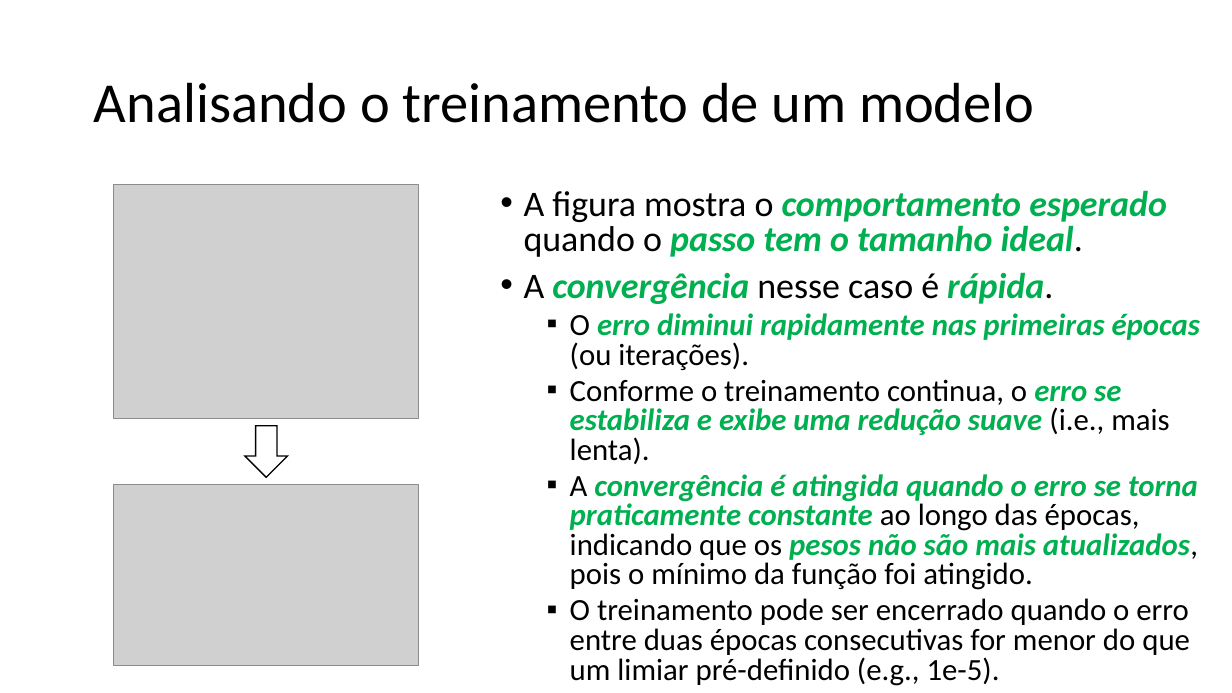
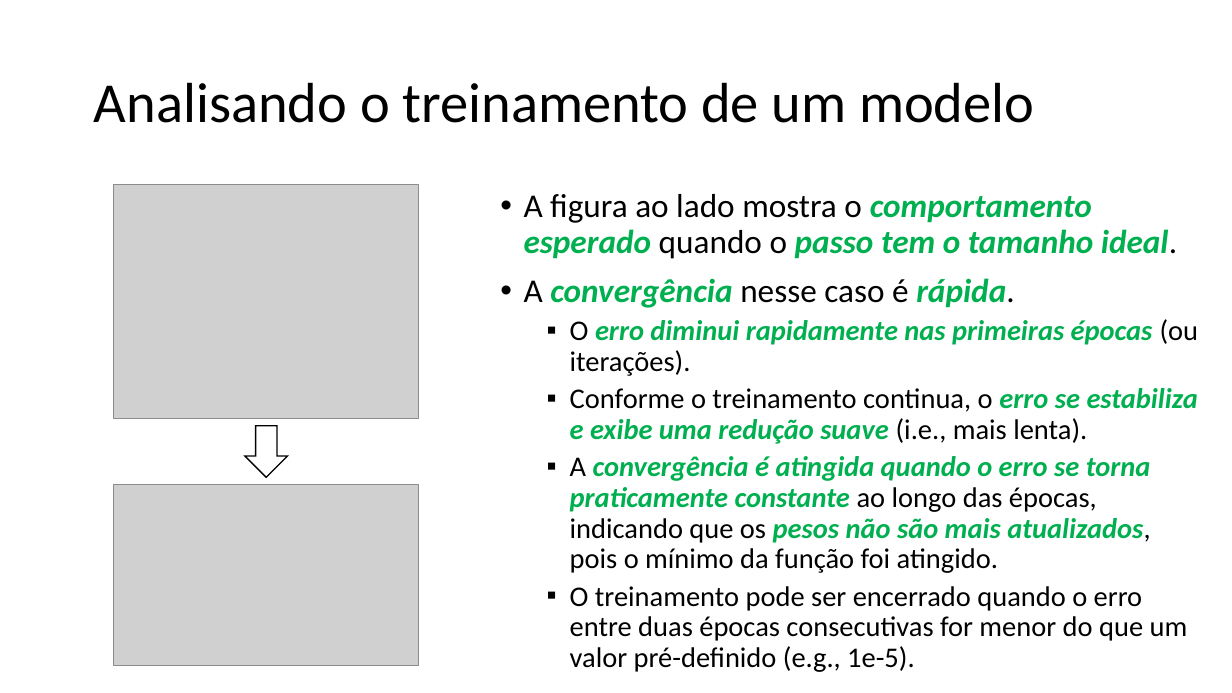
Before and after one commit to zz4fap/t319_aprendizado_de_maquina, a slide deck: slide 13 of slides/T319_Regressão_Linear (Parte III).pptx. Drawn at 1232x693 pixels with LibreOffice and Linux fonts; fonts in the diff are those of the drawing; grey boxes stand for pictures. Boxes give left, top, right and bottom in pixels: in the first picture for what was removed or moved away, otherwise in the second. Text is boxed around its words. In the diff, an @@ line names an element or a change of style, - is before the commit and + after.

Commit message:
update of slides

```diff
--- a/slides/T319_Regressão_Linear (Parte III).pptx
+++ b/slides/T319_Regressão_Linear (Parte III).pptx
@@ text at <box>524,194,1177,259</box>: text changed; size 28 to 25.9 pt @@
-• A figura mostra o comportamento esperado quando o passo tem o tamanho ideal.
+• A figura ao lado mostra o comportamento esperado quando o passo tem o tamanho ideal.
@@ text at <box>524,278,1199,573</box>: size 28 to 25.9 pt in "A convergência nesse caso é rápida."; size 24 to 22.2 pt in "O erro diminui rapidamente nas primeiras épocas ...", "Conforme o treinamento continua, o erro se ...", "A convergência é atingida quando o erro ..."; line spacing 0.8 to 0.9 @@
@@ text at <box>570,586,1188,672</box>: text changed; size 24 to 22.2 pt @@
-  ▪ O treinamento pode ser encerrado quando o erro entre duas épocas consecutivas for menor do que um limiar pré-definido (e.g., 1e-5).
+  ▪ O treinamento pode ser encerrado quando o erro entre duas épocas consecutivas for menor do que um valor pré-definido (e.g., 1e-5).
```
Also in this commit, not shown: 1 other slide changed, 1 other file.
